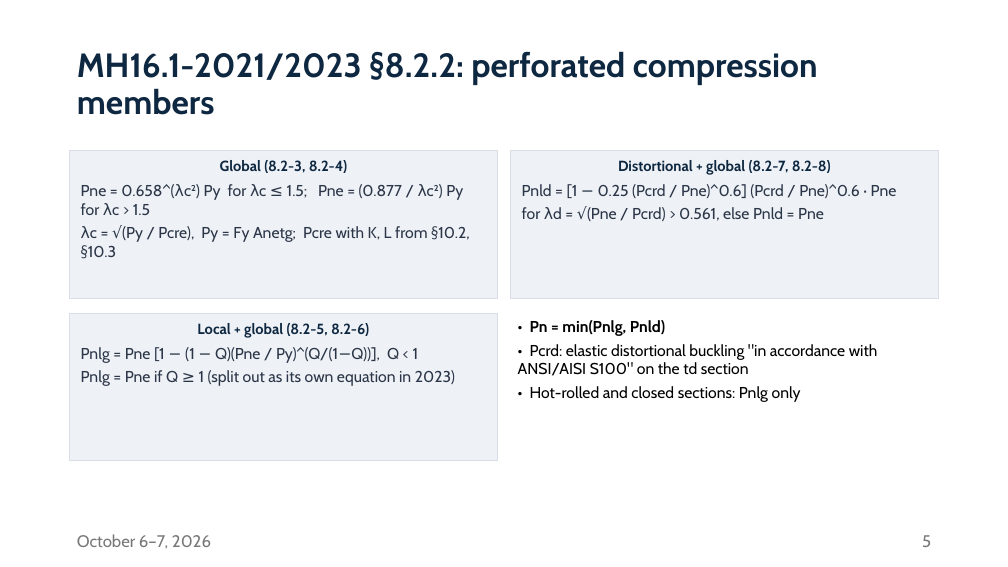
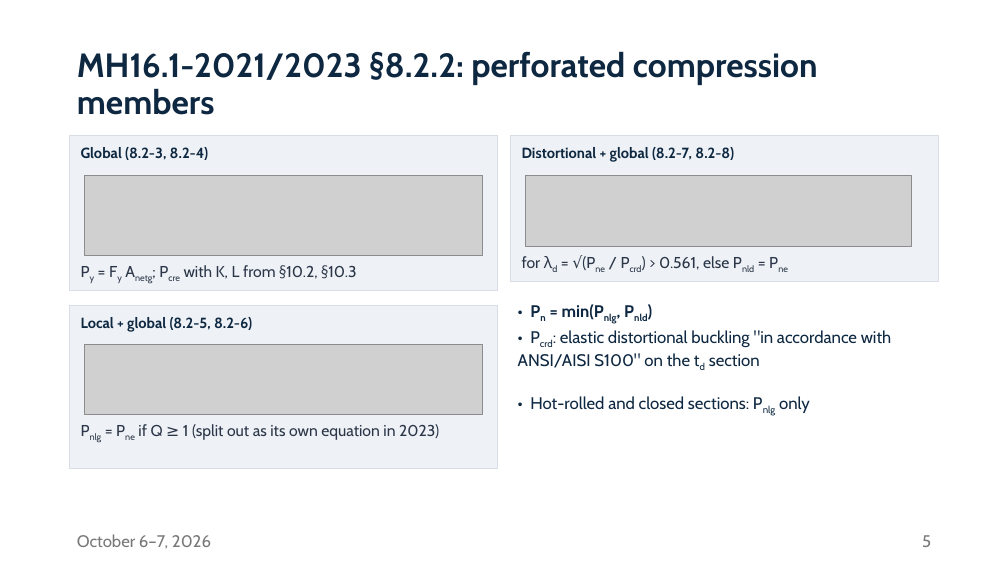
Before and after one commit to runtosolve/ICCFSS2026_MoenRackStandards, a slide deck: slide 5 of Moen_ICCFSS_2026_rack_standards.pptx. Drawn at 1008x567 pixels with LibreOffice and Linux fonts; fonts in the diff are those of the drawing; grey boxes stand for pictures. Boxes give left, top, right and bottom in pixels: in the first picture for what was removed or moved away, otherwise in the second. Text is boxed around its words. In the diff, an @@ line names an element or a change of style, - is before the commit and + after.

```diff
--- a/Moen_ICCFSS_2026_rack_standards.pptx
+++ b/Moen_ICCFSS_2026_rack_standards.pptx
@@ rectangle: place and size @@
-rectangle at bbox=[70, 151, 498, 299]
+rectangle at bbox=[70, 136, 498, 290]
@@ text added at bbox=[81, 147, 208, 160], 14 pt, text #0E2841, bold @@
+Global (8.2-3, 8.2-4)
@@ rectangle added at bbox=[510, 136, 939, 282], fill #EEF1F5, outline #D9DEE6 1 pt @@
@@ text added at bbox=[522, 147, 734, 162], 14 pt, text #0E2841, bold @@
+Distortional + global (8.2-7, 8.2-8)
@@ text in rectangle at bbox=[81, 160, 470, 259]: text removed @@
-Global (8.2-3, 8.2-4)
-Pne = 0.658^(λc²) Py for λc ≤ 1.5; Pne = (0.877 / λc²) Py for λc > 1.5
-λc = √(Py / Pcre), Py = Fy Anetg; Pcre with K, L from §10.2, §10.3
@@ picture added at bbox=[85, 175, 483, 256] @@
@@ rectangle removed at bbox=[510, 151, 939, 299] @@
-Distortional + global (8.2-7, 8.2-8)
-Pnld = [1 − 0.25 (Pcrd / Pne)^0.6] (Pcrd / Pne)^0.6 · Pne
-for λd = √(Pne / Pcrd) > 0.561, else Pnld = Pne
@@ picture added at bbox=[526, 175, 911, 247] @@
@@ text added at bbox=[184, 265, 357, 279], 15 pt, text #2B3648 @@
+Py = Fy Anetg; Pcre with K, L from §10.2, §10.3
@@ text added at bbox=[522, 256, 729, 270], 15 pt, text #2B3648 @@
+for λd = √(Pne / Pcrd) > 0.561, else Pnld = Pne
@@ rectangle: place and size @@
-rectangle at bbox=[70, 314, 498, 461]
+rectangle at bbox=[70, 306, 498, 469]
@@ text in rectangle at bbox=[81, 323, 455, 386]: text removed @@
-Local + global (8.2-5, 8.2-6)
-Pnlg = Pne [1 − (1 − Q)(Pne / Py)^(Q/(1−Q))], Q < 1
-Pnlg = Pne if Q ≥ 1 (split out as its own equation in 2023)
@@ text added at bbox=[81, 317, 252, 332], 14 pt, text #0E2841, bold @@
+Local + global (8.2-5, 8.2-6)
@@ text "• Pcrd: elastic distortional buckling ...": place and size @@
-text "• Pcrd: elastic distortional buckling ..." at bbox=[518, 320, 878, 402]
+text "• Pcrd: elastic distortional buckling ..." at bbox=[518, 330, 891, 368]
@@ text "• Pcrd: elastic distortional buckling ..." at bbox=[518, 330, 891, 368]: size 15 to 16 pt, text colour #000000 to #0E2841; now subscript in "Pcrd: td"; less space between paragraphs @@
@@ text at bbox=[530, 320, 665, 336]: paragraph removed @@
-• Pn = min(Pnlg, Pnld)
@@ text added at bbox=[562, 304, 604, 320], 16 pt, text #0E2841, bold @@
+• Pn = min(Pnlg, Pnld)
@@ picture added at bbox=[85, 345, 483, 415] @@
@@ text at bbox=[530, 386, 801, 402]: paragraph removed @@
-• Hot-rolled and closed sections: Pnlg only
@@ text added at bbox=[530, 396, 810, 413], 16 pt, text #0E2841 @@
+• Hot-rolled and closed sections: Pnlg only
@@ text added at bbox=[138, 424, 439, 440], 15 pt, text #2B3648 @@
+Pnlg = Pne if Q ≥ 1 (split out as its own equation in 2023)
```
Also in this commit, not shown: 7 other slides changed, 13 other files.
